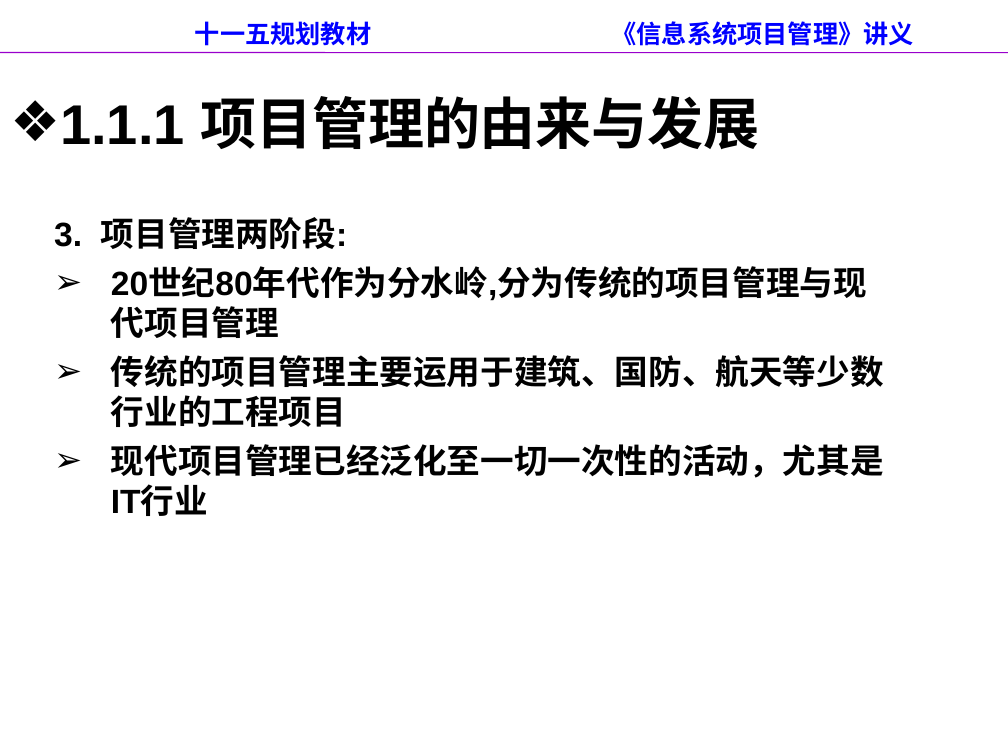
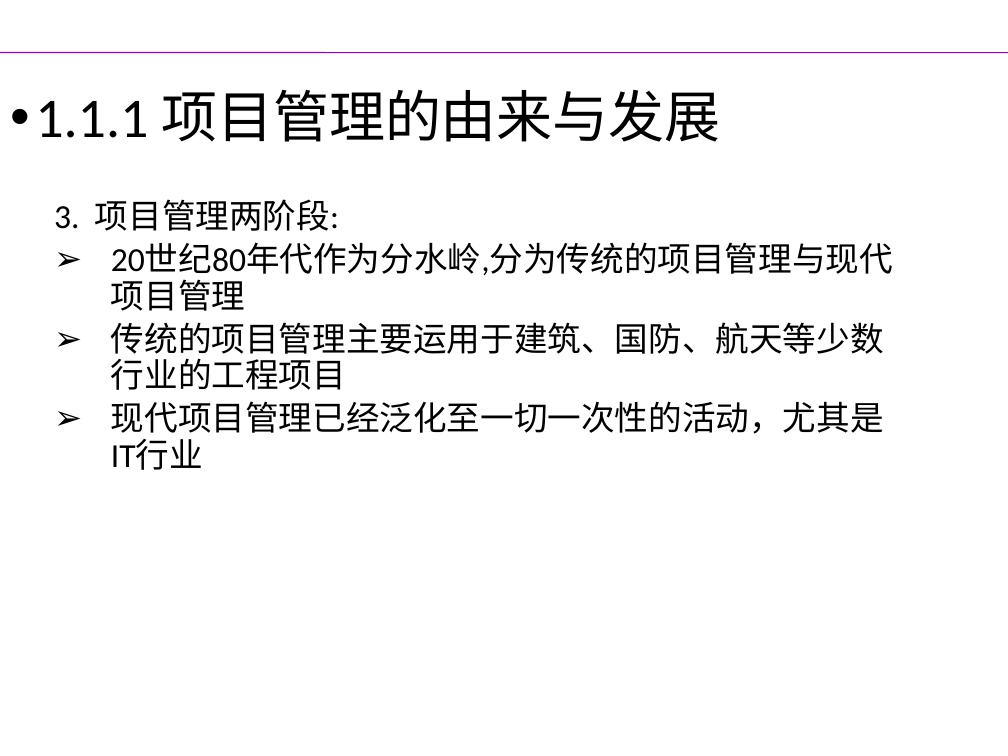
Before and after one commit to yanghui58/project_manager, a slide deck: slide 9 of 左美云_信息系统项目管理（第二版）/第1章 信息系统项目的特点与规划.ppt (slide 7 before the commit). Drawn at 1008x756 pixels with LibreOffice and Linux fonts; fonts in the diff are those of the drawing; background and template pictures are left out. Boxes give left, top, right and bottom in pixels: in the first picture for what was removed or moved away, otherwise in the second. Text is boxed around its words. In the diff, an @@ line names an element or a change of style, - is before the commit and + after.

```diff
--- a/左美云_信息系统项目管理（第二版）/第1章 信息系统项目的特点与规划.ppt
+++ b/左美云_信息系统项目管理（第二版）/第1章 信息系统项目的特点与规划.ppt
@@ title removed at [195, 21, 914, 46] @@
-十一五规划教材 《信息系统项目管理》讲义
@@ text "1.1.1 项目管理的由来与发展" at [35, 90, 893, 470]: font Arial to Calibri, bold off; bullet ❖ to •; line spacing 1 to 0.9; less space between paragraphs @@
```
Also in this commit, not shown: 52 other slides changed, 3 slides added, 1 slide removed, 9 other files.
